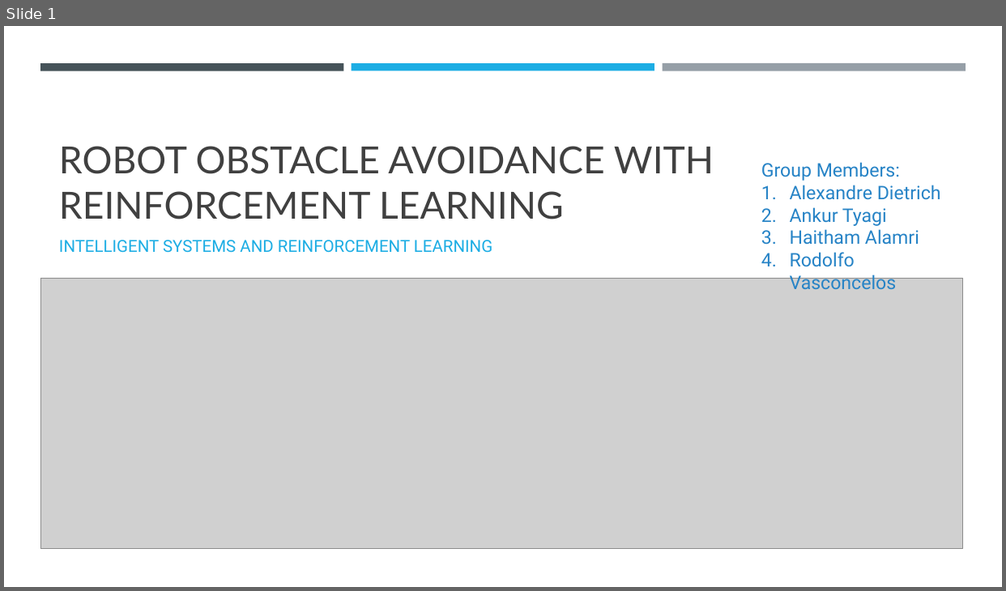
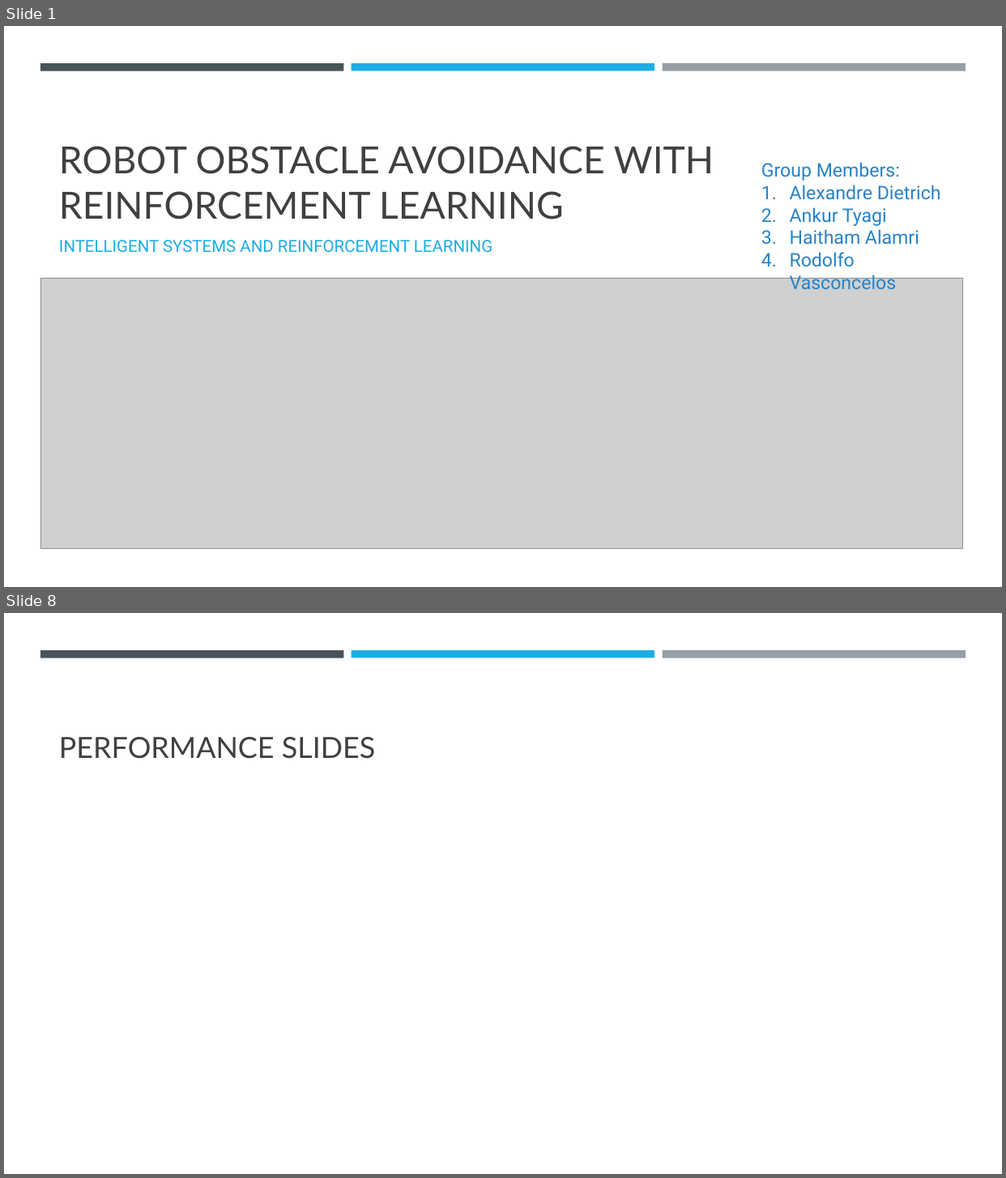
Before and after one commit to ravasconcelos/rl_obstacle_avoidance, a slide deck: notebook/Robot Obstacle avoidance with reinforcement learning.pptx. Shown one above the other, each under a label of ours: slide 1 before the commit, slides 1 and 8 after it; the slides between them are not shown. The pictures are 1006x591 and 1006x1178 pixels, drawn with LibreOffice and Linux fonts; fonts in the diff are those of the drawing; grey boxes stand for pictures. Boxes give left, top, right and bottom in pixels: in the first picture for what was removed or moved away, otherwise in the second. Text is boxed around its words. In the diff, an @@ line names an element or a change of style, - is before the commit and + after.

```diff
--- a/notebook/Robot Obstacle avoidance with reinforcement learning.pptx
+++ b/notebook/Robot Obstacle avoidance with reinforcement learning.pptx
@@ slide 8 added at box(4, 613, 1002, 1174), background #FFFFFF @@
@@ rectangle added at box(40, 650, 344, 658), fill #465359 @@
@@ rectangle added at box(351, 650, 654, 658), fill #1CADE4 @@
@@ rectangle added at box(662, 650, 965, 658), fill #969FA7 @@
@@ title added at box(59, 737, 375, 759), 28 pt, text #404040 @@
+PERFORMANCE SLIDES
```
Also in this commit, not shown: 5 slides changed, 2 other slides added.
